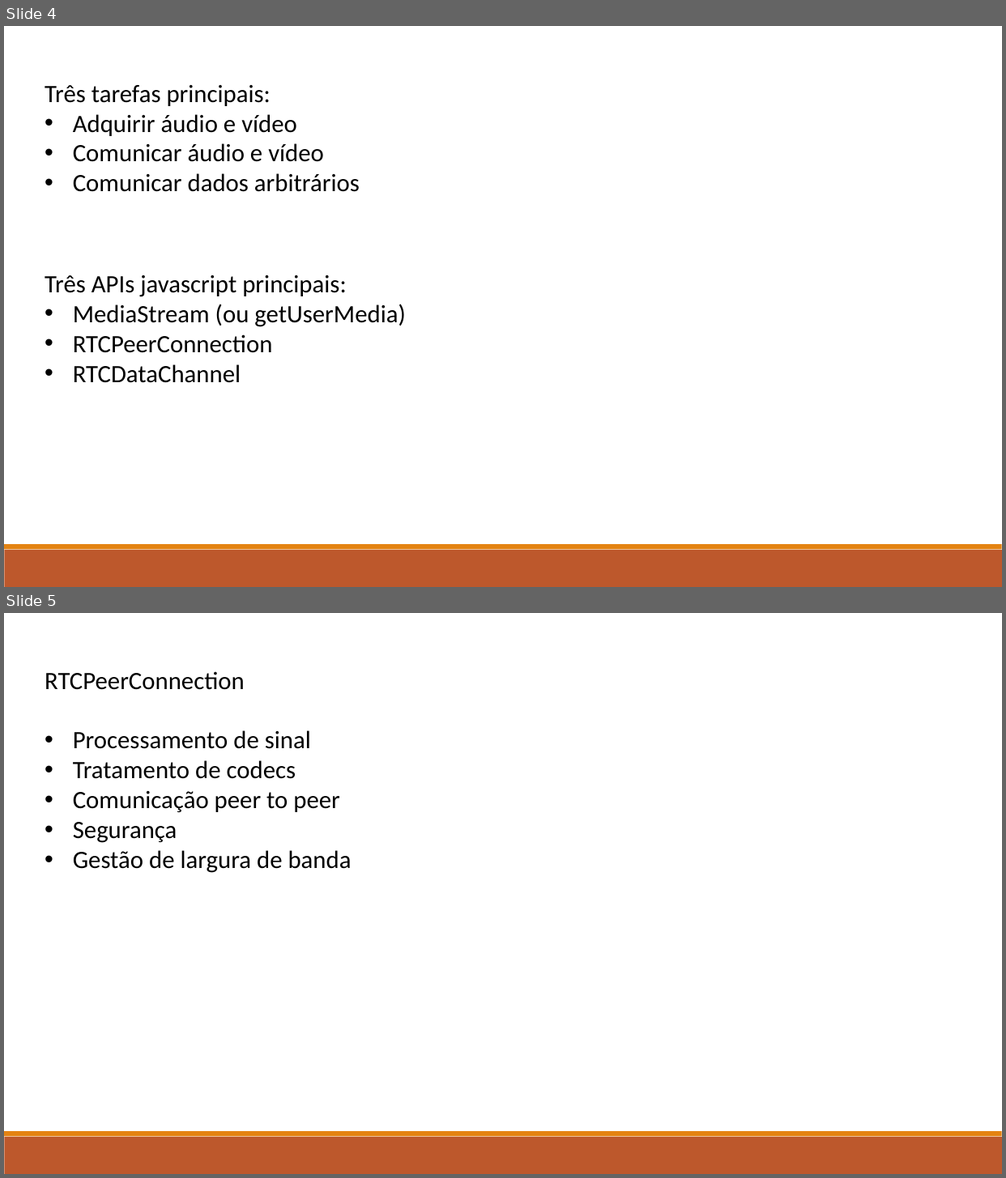
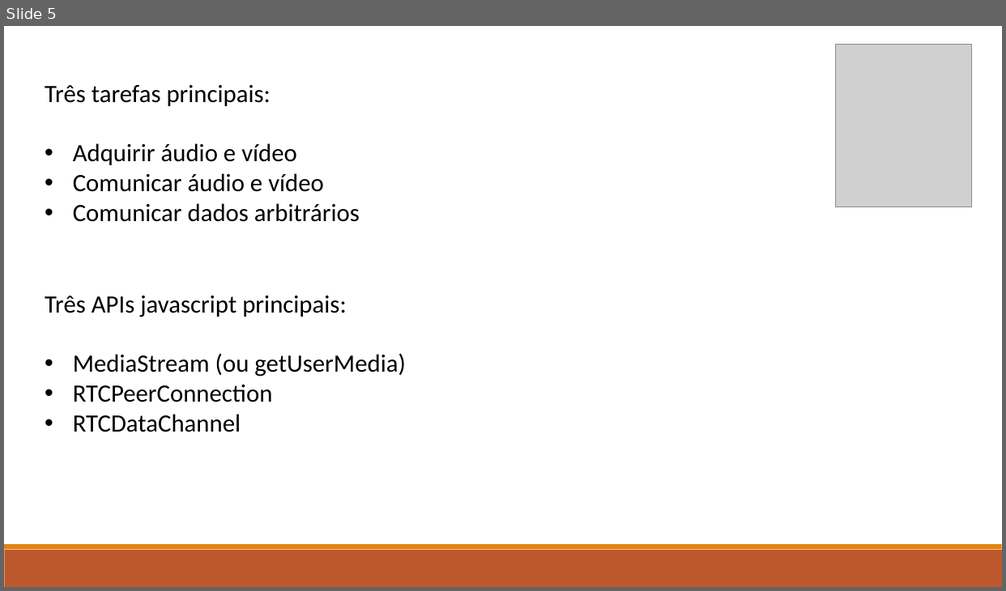
Before and after one commit to marcorlsrodrigues/pwc, a slide deck: WebRTC File Transfer - Marco Rodrigues.pptx. Shown one above the other, each under a label of ours: slides 4 and 5 before the commit, slide 5 after it. The pictures are 1006x1178 and 1006x591 pixels, drawn with LibreOffice and Linux fonts; fonts in the diff are those of the drawing; grey boxes stand for pictures. Boxes give left, top, right and bottom in pixels: in the first picture for what was removed or moved away, otherwise in the second. Text is boxed around its words. In the diff, an @@ line names an element or a change of style, - is before the commit and + after.

Commit message:
PeerJS v1

```diff
--- a/WebRTC File Transfer - Marco Rodrigues.pptx
+++ b/WebRTC File Transfer - Marco Rodrigues.pptx
@@ slide 5 removed at (4,613,1002,1174), background #FFFFFF; not listed: 2 template elements that a slide beside it also shows @@
@@ text removed at (44,671,351,873) @@
-RTCPeerConnection
-• Processamento de sinal
-• Tratamento de codecs
-• Comunicação peer to peer
-• Segurança
-• Gestão de largura de banda
@@ what was slide 4 is now slide 5 @@
@@ slide 5 changed as well @@
@@ picture added at (836,45,972,207) @@
@@ text "Três tarefas principais:" rewrapped from (44,85,360,192) to (44,85,360,222) @@
@@ text "Três APIs javascript principais:" rewrapped from (44,275,405,383) to (44,296,405,433) @@
```
Also in this commit, not shown: 5 other slides changed, 4 slides added, 3 other slides removed, 4 other files.
